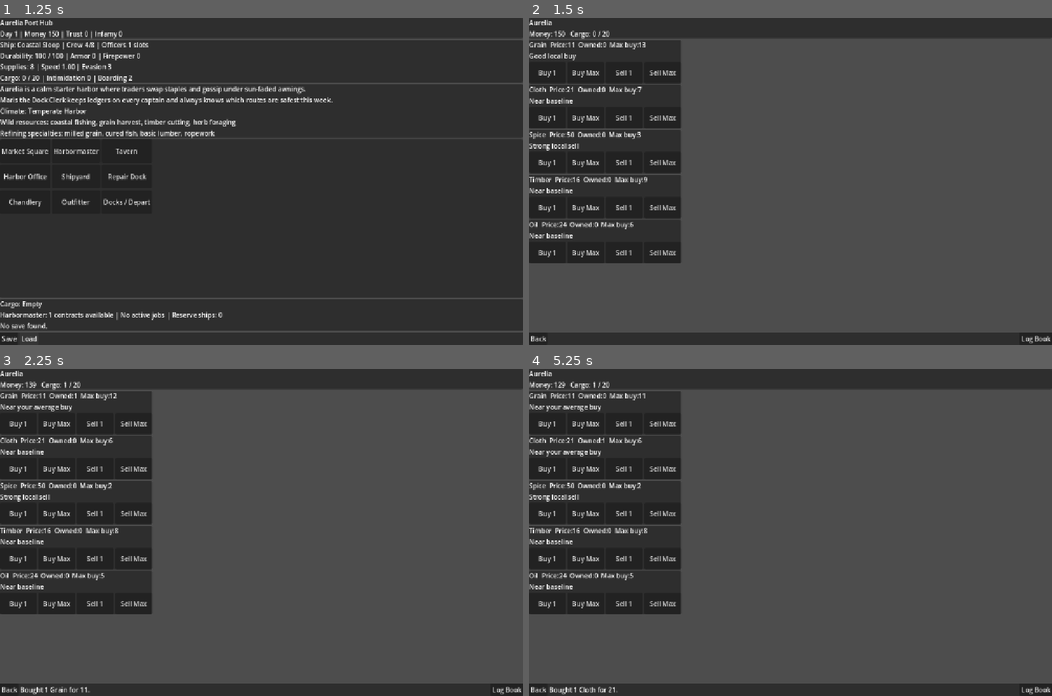
Above: before the commit, frames 1-4 (two rows, left to right).
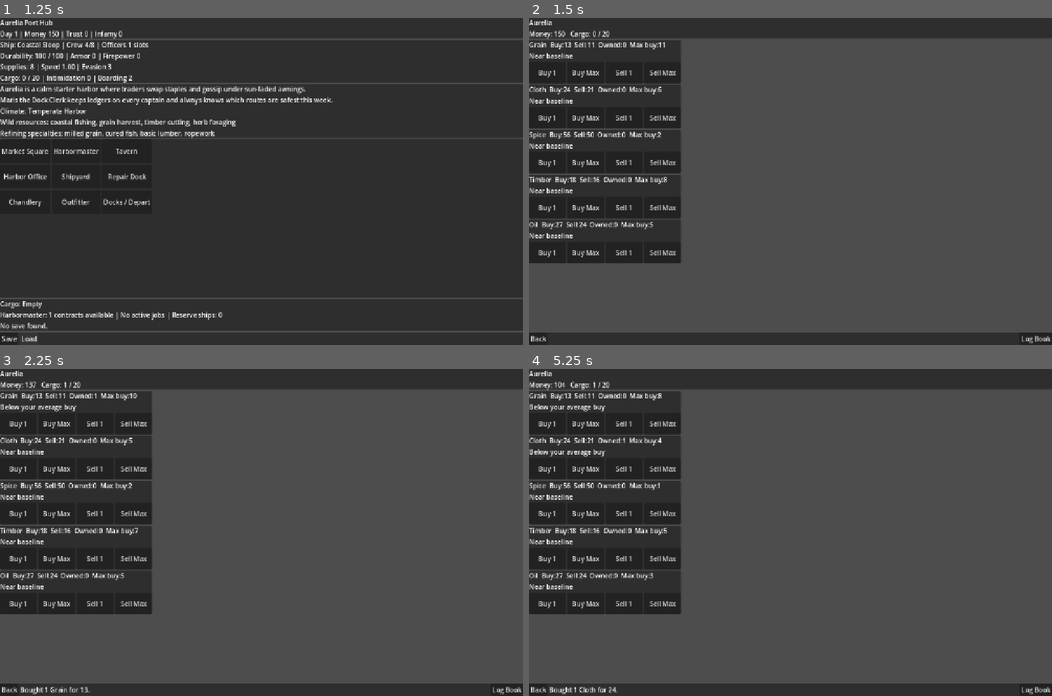
Above: after the commit, the same moments.

Repository: nwrowe/project-northwind
Game: Godot game, scene res://scenes/Main.tscn
Same seed, same stepped clock (60 frames per second), same inputs: the game is played once before the commit and once after it.
Inputs:
- Up to frame 1 (1.25 s): click "Load" at 0.5 s
- Up to frame 2 (1.5 s): click "Market Square" at 1.25 s
- Up to frame 3 (2.25 s): click "Buy 1" at 2 s
- Up to frame 4 (5.25 s): click "Buy Max" at 2.75 s; click "Sell 1" at 3.5 s; click "Sell Max" at 4.25 s; click "Buy 1" at 5 s

Frame 1 is identical in both runs. In frame 2, 1.4% of the frame differs, in the area x 0-27%, y 7-65%; in frame 3, 1.5%; in frame 4, 1.6%, in the area x 0-27%, y 3-99%.

Commit message:
Patch gameplay loop

Diff:
--- a/autoload/GameState.gd
+++ b/autoload/GameState.gd
@@ -98,13 +98,19 @@
 			if contract.is_empty():
 				continue
 			var deadline_days: int = int(contract.get("deadline_days", 0))
-			normalized.append({"contract_id": contract_id, "accepted_day": day_count, "deadline_day": day_count + deadline_days, "status": "active"})
+			normalized.append({"contract_id": contract_id, "accepted_day": day_count, "deadline_day": day_count + deadline_days, "status": "active", "delivery_bonus": 0})
 		elif entry is Dictionary:
 			var contract_id_dict: String = str(entry.get("contract_id", ""))
 			if contract_id_dict.is_empty() or GameData.contracts_by_id.get(contract_id_dict, {}).is_empty():
 				continue
 			var fallback_deadline: int = day_count + int(GameData.contracts_by_id[contract_id_dict].get("deadline_days", 0))
-			normalized.append({"contract_id": contract_id_dict, "accepted_day": int(entry.get("accepted_day", day_count)), "deadline_day": int(entry.get("deadline_day", fallback_deadline)), "status": str(entry.get("status", "active"))})
+			normalized.append({
+				"contract_id": contract_id_dict,
+				"accepted_day": int(entry.get("accepted_day", day_count)),
+				"deadline_day": int(entry.get("deadline_day", fallback_deadline)),
+				"status": str(entry.get("status", "active")),
+				"delivery_bonus": int(entry.get("delivery_bonus", 0)),
+			})
 	return normalized
 
 func get_ship_def() -> Dictionary:
@@ -187,6 +193,12 @@
 		cargo.erase(good_id)
 
 func add_market_log_entry(entry: Dictionary) -> void:
+	for i in range(market_trade_log.size() - 1, -1, -1):
+		var existing: Dictionary = market_trade_log[i]
+		if int(existing.get("day", -1)) == int(entry.get("day", -2)) and str(existing.get("type", "")) == str(entry.get("type", "")) and str(existing.get("port_id", "")) == str(entry.get("port_id", "")) and str(existing.get("good_id", "")) == str(entry.get("good_id", "")) and int(existing.get("price", -1)) == int(entry.get("price", -2)):
+			existing["quantity"] = int(existing.get("quantity", 0)) + int(entry.get("quantity", 0))
+			market_trade_log[i] = existing
+			return
 	market_trade_log.append(entry)
 	if market_trade_log.size() > 60:
 		market_trade_log = market_trade_log.slice(market_trade_log.size() - 60, market_trade_log.size())
--- a/scripts/systems/ContractSystem.gd
+++ b/scripts/systems/ContractSystem.gd
@@ -1,5 +1,7 @@
 class_name ContractSystem
 extends RefCounted
+
+var market_system := MarketSystem.new()
 
 func get_available_contracts_for_current_port() -> Array:
 	var results: Array = []
@@ -22,8 +24,15 @@
 	var minimum_days: int = get_minimum_days_for_contract(contract)
 	var requested_days: int = int(contract.get("deadline_days", 0))
 	var actual_days: int = max(requested_days, minimum_days + 2)
-	GameState.active_contracts.append({"contract_id": contract_id, "accepted_day": GameState.day_count, "deadline_day": GameState.day_count + actual_days, "status": "active"})
-	return {"success": true, "message": "Accepted contract. Deliver within %d days (est. sail %d)." % [actual_days, minimum_days]}
+	var delivery_bonus: int = _compute_delivery_bonus(contract, minimum_days)
+	GameState.active_contracts.append({
+		"contract_id": contract_id,
+		"accepted_day": GameState.day_count,
+		"deadline_day": GameState.day_count + actual_days,
+		"status": "active",
+		"delivery_bonus": delivery_bonus,
+	})
+	return {"success": true, "message": "Accepted contract. Deliver within %d days (est. sail %d). Delivery bonus: %d." % [actual_days, minimum_days, delivery_bonus]}
 
 func get_active_contracts() -> Array:
 	var results: Array = []
@@ -55,18 +64,19 @@
 	var contract: Dictionary = view.get("contract", {})
 	var good_id: String = str(contract.get("good_id", ""))
 	var quantity: int = int(contract.get("quantity", 0))
-	var reward: int = int(contract.get("reward", 0))
+	var sell_value: int = int(view.get("destination_sell_total", 0))
+	var delivery_bonus: int = int(view.get("delivery_bonus", 0))
+	var payout_total: int = sell_value + delivery_bonus
 	GameState.add_cargo(good_id, -quantity)
-	GameState.money += reward
+	GameState.money += payout_total
 	GameState.active_contracts.remove_at(active_index)
 	if not contract_id in GameState.completed_contract_ids:
 		GameState.completed_contract_ids.append(contract_id)
-	return {"success": true, "message": "Contract complete! +%d coins for delivering %d %s." % [reward, quantity, GameData.get_good(good_id).get("name", good_id)], "reward": reward, "contract_id": contract_id}
+	return {"success": true, "message": "Contract fulfilled! Sold for %d and received %d bonus. Total %d." % [sell_value, delivery_bonus, payout_total], "reward": payout_total, "contract_id": contract_id}
 
 func resolve_contracts_on_arrival() -> Dictionary:
-	var completed_messages: Array[String] = []
 	var expired_messages: Array[String] = []
-	var completable_count: int = 0
+	var waiting_count: int = 0
 	var contract_ids: Array[String] = []
 	for entry in GameState.active_contracts:
 		if entry is Dictionary:
@@ -78,13 +88,9 @@
 		if bool(view.get("is_expired", false)):
 			_expire_contract(contract_id)
 			expired_messages.append("Expired: %s" % view.get("summary", contract_id))
-		elif bool(view.get("is_completable", false)):
-			var result: Dictionary = complete_contract(contract_id)
-			if bool(result.get("success", false)):
-				completed_messages.append(str(result.get("message", "Contract completed.")))
 		elif bool(view.get("at_destination", false)):
-			completable_count += 1
-	return {"completed_messages": completed_messages, "expired_messages": expired_messages, "destination_waiting_count": completable_count}
+			waiting_count += 1
+	return {"completed_messages": [], "expired_messages": expired_messages, "destination_waiting_count": waiting_count}
 
 func _get_contract_view(contract_id: String) -> Dictionary:
 	var index: int = _find_active_index(contract_id)
@@ -103,13 +109,18 @@
 
 func _build_contract_view(entry: Dictionary, contract: Dictionary) -> Dictionary:
 	var good_id: String = str(contract.get("good_id", ""))
+	var source_port_id: String = str(contract.get("source_port", ""))
+	var target_port_id: String = str(contract.get("target_port", ""))
 	var quantity: int = int(contract.get("quantity", 0))
 	var deadline_day: int = int(entry.get("deadline_day", GameState.day_count))
 	var cargo_have: int = int(GameState.cargo.get(good_id, 0))
-	var at_destination: bool = str(contract.get("target_port", "")) == GameState.current_port_id
-	var target_port: Dictionary = GameData.get_port(str(contract.get("target_port", "")))
-	var source_port: String = str(contract.get("source_port", ""))
+	var at_destination: bool = target_port_id == GameState.current_port_id
+	var target_port: Dictionary = GameData.get_port(target_port_id)
+	var source_port: Dictionary = GameData.get_port(source_port_id)
 	var estimated_days: int = get_minimum_days_for_contract(contract)
+	var source_buy_total: int = market_system.get_buy_price(source_port_id, good_id) * quantity
+	var destination_sell_total: int = market_system.get_sell_price(target_port_id, good_id) * quantity
+	var delivery_bonus: int = int(entry.get("delivery_bonus", _compute_delivery_bonus(contract, estimated_days)))
 	return {
 		"contract_id": str(entry.get("contract_id", "")),
 		"contract": contract,
@@ -121,9 +132,24 @@
 		"is_expired": GameState.day_count > deadline_day,
 		"is_completable": at_destination and GameState.day_count <= deadline_day and cargo_have >= quantity,
 		"estimated_days": estimated_days,
-		"summary": "%s x%d -> %s" % [GameData.get_good(good_id).get("name", good_id), quantity, target_port.get("name", str(contract.get("target_port", "")))],
-		"source_port_name": GameData.get_port(source_port).get("name", source_port)
+		"delivery_bonus": delivery_bonus,
+		"source_buy_total": source_buy_total,
+		"destination_sell_total": destination_sell_total,
+		"total_payout": destination_sell_total + delivery_bonus,
+		"summary": "%s x%d -> %s" % [GameData.get_good(good_id).get("name", good_id), quantity, target_port.get("name", target_port_id)],
+		"source_port_name": source_port.get("name", source_port_id)
 	}
+
+func _compute_delivery_bonus(contract: Dictionary, estimated_days: int) -> int:
+	var good_id: String = str(contract.get("good_id", ""))
+	var quantity: int = int(contract.get("quantity", 0))
+	var source_port_id: String = str(contract.get("source_port", ""))
+	var target_port_id: String = str(contract.get("target_port", ""))
+	var source_buy_total: int = market_system.get_buy_price(source_port_id, good_id) * quantity
+	var destination_sell_total: int = market_system.get_sell_price(target_port_id, good_id) * quantity
+	var desired_profit: int = max(int(ceil(source_buy_total * 0.25)), 12 + estimated_days * 6 + quantity * 2)
+	var minimum_bonus: int = source_buy_total + desired_profit - destination_sell_total
+	return max(int(contract.get("reward", 0)), minimum_bonus)
 
 func _estimate_route_days(start_port_id: String, target_port_id: String) -> int:
 	if start_port_id == target_port_id:
--- a/scripts/systems/MarketSystem.gd
+++ b/scripts/systems/MarketSystem.gd
@@ -1,15 +1,24 @@
 class_name MarketSystem
 extends RefCounted
 
-func get_local_price(port_id: String, good_id: String) -> int:
+const BUY_MARKUP := 1.10
+const SELL_MULTIPLIER := 1.00
+
+func get_base_market_value(port_id: String, good_id: String) -> int:
 	var good: Dictionary = GameData.get_good(good_id)
 	var port: Dictionary = GameData.get_port(port_id)
 	if good.is_empty() or port.is_empty():
 		return 0
 	return int(round(float(good.get("base_price", 0)) * float(port.get("goods_modifiers", {}).get(good_id, 1.0))))
 
+func get_buy_price(port_id: String, good_id: String) -> int:
+	return int(ceil(get_base_market_value(port_id, good_id) * BUY_MARKUP))
+
+func get_sell_price(port_id: String, good_id: String) -> int:
+	return int(floor(get_base_market_value(port_id, good_id) * SELL_MULTIPLIER))
+
 func get_max_buy_quantity(good_id: String) -> int:
-	var price: int = get_local_price(GameState.current_port_id, good_id)
+	var price: int = get_buy_price(GameState.current_port_id, good_id)
 	if price <= 0:
 		return 0
 	var affordable_by_money: int = int(GameState.money / price)
@@ -24,7 +33,7 @@
 func buy(good_id: String, qty: int) -> Dictionary:
 	if not can_buy(good_id, qty):
 		return {"success": false, "message": "Cannot buy that quantity."}
-	var price: int = get_local_price(GameState.current_port_id, good_id)
+	var price: int = get_buy_price(GameState.current_port_id, good_id)
 	var total_cost: int = price * qty
 	GameState.money -= total_cost
 	GameState.add_cargo(good_id, qty)
@@ -37,7 +46,7 @@
 func sell(good_id: String, qty: int) -> Dictionary:
 	if not can_sell(good_id, qty):
 		return {"success": false, "message": "Cannot sell that quantity."}
-	var price: int = get_local_price(GameState.current_port_id, good_id)
+	var price: int = get_sell_price(GameState.current_port_id, good_id)
 	var total_value: int = price * qty
 	GameState.money += total_value
 	GameState.add_cargo(good_id, -qty)
@@ -45,26 +54,26 @@
 	return {"success": true, "message": "Sold %d %s for %d." % [qty, GameData.get_good(good_id).get("name", good_id), total_value], "money": GameState.money, "cargo_used": GameState.get_current_cargo_used()}
 
 func get_price_hint(good_id: String) -> String:
-	var current_price: int = get_local_price(GameState.current_port_id, good_id)
+	var current_sell: int = get_sell_price(GameState.current_port_id, good_id)
 	var entries: Array = GameState.get_market_entries_for_good(good_id)
 	if entries.is_empty():
-		var base_price: int = int(GameData.get_good(good_id).get("base_price", current_price))
-		if current_price <= int(round(base_price * 0.9)):
-			return "Good local buy"
-		if current_price >= int(round(base_price * 1.1)):
-			return "Strong local sell"
+		var base_price: int = get_base_market_value(GameState.current_port_id, good_id)
+		if current_sell <= int(round(base_price * 0.9)):
+			return "Weak sell market"
+		if current_sell >= int(round(base_price * 1.1)):
+			return "Strong sell market"
 		return "Near baseline"
-	var total_buy_price: int = 0
-	var buy_count: int = 0
+	var total_buy_spend: int = 0
+	var total_buy_qty: int = 0
 	for entry in entries:
 		if str(entry.get("type", "")) == "buy":
-			total_buy_price += int(entry.get("price", 0))
-			buy_count += 1
-	if buy_count == 0:
+			total_buy_spend += int(entry.get("price", 0)) * int(entry.get("quantity", 0))
+			total_buy_qty += int(entry.get("quantity", 0))
+	if total_buy_qty == 0:
 		return "Use log book"
-	var avg_buy: float = float(total_buy_price) / float(buy_count)
-	if current_price <= int(floor(avg_buy * 0.9)):
-		return "Cheaper than your average buy"
-	if current_price >= int(ceil(avg_buy * 1.1)):
-		return "Higher than your average buy"
+	var avg_buy: float = float(total_buy_spend) / float(total_buy_qty)
+	if current_sell <= int(floor(avg_buy * 0.9)):
+		return "Below your average buy"
+	if current_sell >= int(ceil(avg_buy * 1.1)):
+		return "Above your average buy"
 	return "Near your average buy"
--- a/scripts/ui/ContractScreen.gd
+++ b/scripts/ui/ContractScreen.gd
@@ -65,13 +65,21 @@
 	var target_port_id: String = str(contract.get("target_port", ""))
 	var good := GameData.get_good(good_id)
 	var target_port := GameData.get_port(target_port_id)
+	var est_days: int = contract_system.get_minimum_days_for_contract(contract)
+	var actual_days: int = max(int(contract.get("deadline_days", 0)), est_days + 2)
+	var source_buy_total: int = contract_system.market_system.get_buy_price(str(contract.get("source_port", "")), good_id) * int(contract.get("quantity", 0))
+	var destination_sell_total: int = contract_system.market_system.get_sell_price(target_port_id, good_id) * int(contract.get("quantity", 0))
+	var bonus: int = contract_system._compute_delivery_bonus(contract, est_days)
 	var title := Label.new()
-	title.text = "%s x%d -> %s  Reward:%d" % [good.get("name", good_id), int(contract.get("quantity", 0)), target_port.get("name", target_port_id), int(contract.get("reward", 0))]
+	title.text = "%s x%d -> %s" % [good.get("name", good_id), int(contract.get("quantity", 0)), target_port.get("name", target_port_id)]
 	title.autowrap_mode = TextServer.AUTOWRAP_WORD_SMART
 	title.size_flags_horizontal = Control.SIZE_EXPAND_FILL
 	info_box.add_child(title)
-	var est_days: int = contract_system.get_minimum_days_for_contract(contract)
-	var actual_days: int = max(int(contract.get("deadline_days", 0)), est_days + 2)
+	var econ := Label.new()
+	econ.text = "Buy est. %d | Sell there %d | Bonus %d | Total payout %d" % [source_buy_total, destination_sell_total, bonus, destination_sell_total + bonus]
+	econ.autowrap_mode = TextServer.AUTOWRAP_WORD_SMART
+	econ.size_flags_horizontal = Control.SIZE_EXPAND_FILL
+	info_box.add_child(econ)
 	var sub := Label.new()
 	sub.text = "Est. sail %d days | Offered deadline %d days | Actual deadline %d days" % [est_days, int(contract.get("deadline_days", 0)), actual_days]
 	sub.autowrap_mode = TextServer.AUTOWRAP_WORD_SMART
@@ -93,14 +101,18 @@
 	var contract_id: String = str(active.get("contract_id", ""))
 	var good_id: String = str(contract.get("good_id", ""))
 	var quantity := int(contract.get("quantity", 0))
-	var reward := int(contract.get("reward", 0))
 	var cargo_have := int(active.get("cargo_have", 0))
 	var days_remaining := int(active.get("days_remaining", 0))
 	var title := Label.new()
-	title.text = "%s  Reward:%d" % [str(active.get("summary", contract_id)), reward]
+	title.text = str(active.get("summary", contract_id))
 	title.autowrap_mode = TextServer.AUTOWRAP_WORD_SMART
 	title.size_flags_horizontal = Control.SIZE_EXPAND_FILL
 	info_box.add_child(title)
+	var payout := Label.new()
+	payout.text = "Sell value %d | Bonus %d | Total payout %d" % [int(active.get("destination_sell_total", 0)), int(active.get("delivery_bonus", 0)), int(active.get("total_payout", 0))]
+	payout.autowrap_mode = TextServer.AUTOWRAP_WORD_SMART
+	payout.size_flags_horizontal = Control.SIZE_EXPAND_FILL
+	info_box.add_child(payout)
 	var status := Label.new()
 	status.text = "Cargo %d/%d | Days left %d | Est. sail %d" % [cargo_have, quantity, days_remaining, int(active.get("estimated_days", 0))]
 	status.autowrap_mode = TextServer.AUTOWRAP_WORD_SMART
@@ -112,13 +124,13 @@
 		info_box.add_child(at_dest)
 	if bool(active.get("is_completable", false)):
 		var complete_button := Button.new()
-		complete_button.text = "Complete (+%d)" % reward
-		complete_button.custom_minimum_size = Vector2(140, 52)
+		complete_button.text = "Fulfill (%d)" % int(active.get("total_payout", 0))
+		complete_button.custom_minimum_size = Vector2(160, 52)
 		complete_button.pressed.connect(func(): _complete_contract(contract_id))
 		outer.add_child(complete_button)
 	elif bool(active.get("at_destination", false)) and cargo_have < quantity:
 		var hint := Label.new()
-		hint.text = "Need %d more %s to complete." % [quantity - cargo_have, GameData.get_good(good_id).get("name", good_id)]
+		hint.text = "Need %d more %s to fulfill." % [quantity - cargo_have, GameData.get_good(good_id).get("name", good_id)]
 		hint.autowrap_mode = TextServer.AUTOWRAP_WORD_SMART
 		hint.size_flags_horizontal = Control.SIZE_EXPAND_FILL
 		info_box.add_child(hint)
--- a/scripts/ui/MarketScreen.gd
+++ b/scripts/ui/MarketScreen.gd
@@ -32,10 +32,12 @@
 		var info_box := VBoxContainer.new()
 		info_box.size_flags_horizontal = Control.SIZE_EXPAND_FILL
 		outer.add_child(info_box)
+		var buy_price: int = market_system.get_buy_price(GameState.current_port_id, good_id)
+		var sell_price: int = market_system.get_sell_price(GameState.current_port_id, good_id)
 		var name_label := Label.new()
 		name_label.autowrap_mode = TextServer.AUTOWRAP_WORD_SMART
 		name_label.size_flags_horizontal = Control.SIZE_EXPAND_FILL
-		name_label.text = "%s  Price:%d  Owned:%d  Max buy:%d" % [good.get("name", good_id), market_system.get_local_price(GameState.current_port_id, good_id), int(GameState.cargo.get(good_id, 0)), market_system.get_max_buy_quantity(good_id)]
+		name_label.text = "%s  Buy:%d  Sell:%d  Owned:%d  Max buy:%d" % [good.get("name", good_id), buy_price, sell_price, int(GameState.cargo.get(good_id, 0)), market_system.get_max_buy_quantity(good_id)]
 		info_box.add_child(name_label)
 		var hint_label := Label.new()
 		hint_label.autowrap_mode = TextServer.AUTOWRAP_WORD_SMART
